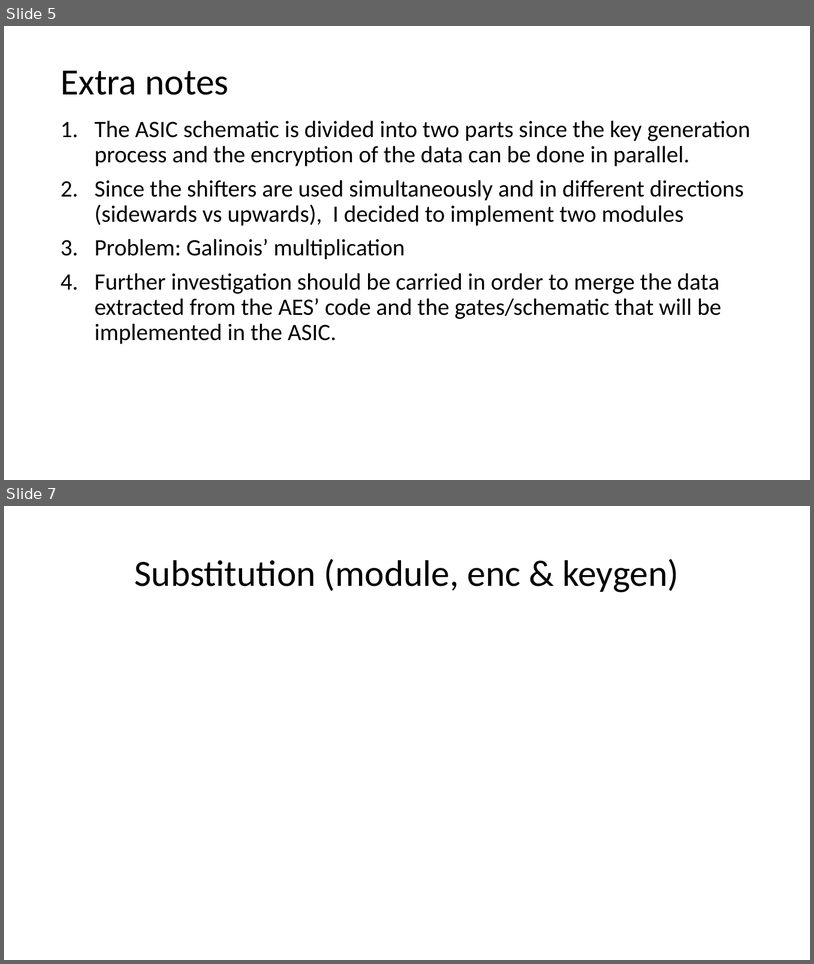
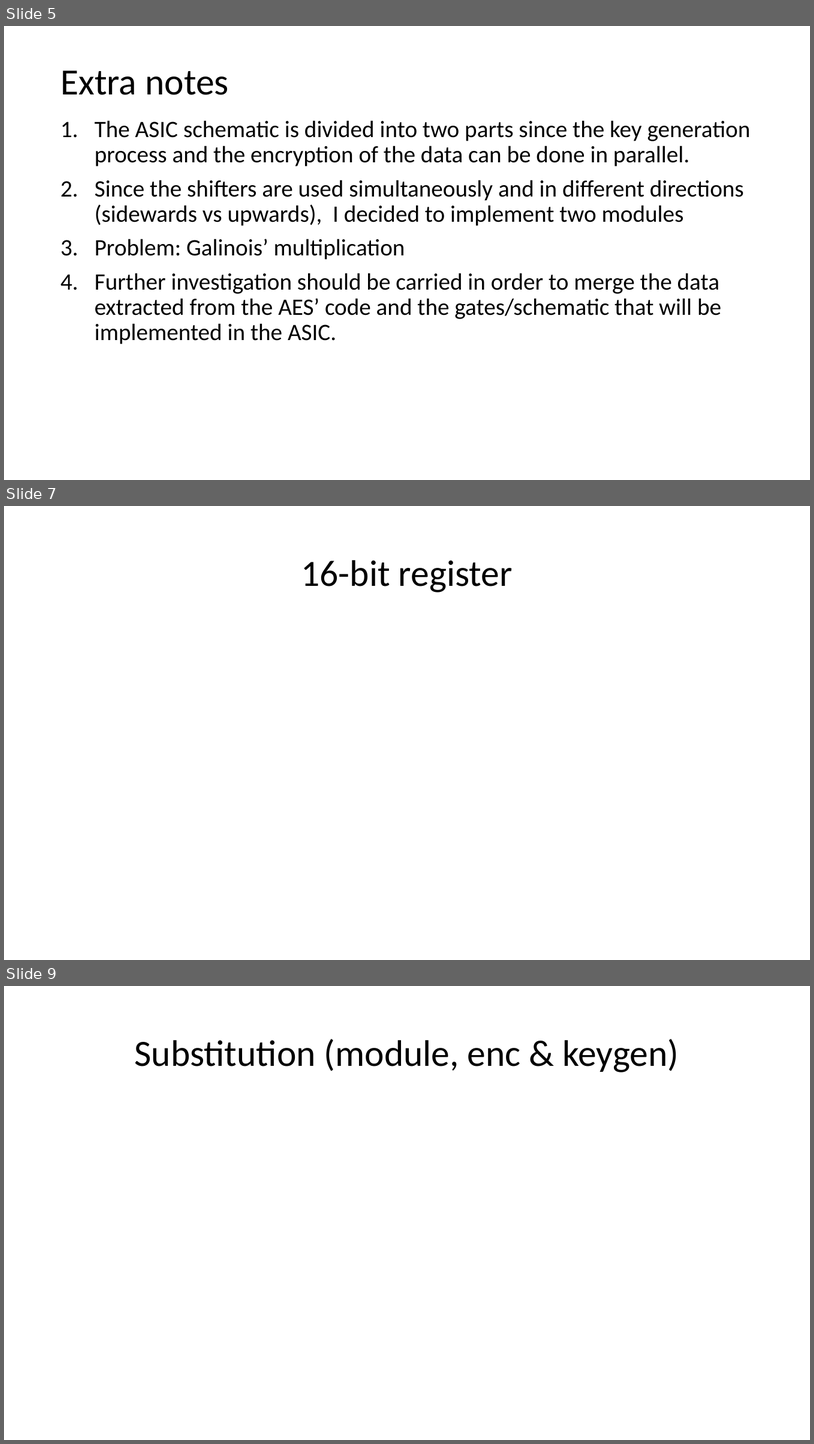
Before and after one commit to acarreteroc99/AES256-IP-Core, a slide deck: ASIC_hardware_blockLevelStructure.pptx. Shown one above the other, each under a label of ours: slides 5 and 7 before the commit, slides 5, 7 and 9 after it; the slides between them are not shown. The pictures are 814x964 and 814x1444 pixels, drawn with LibreOffice and Linux fonts; fonts in the diff are those of the drawing. Boxes give left, top, right and bottom in pixels: in the first picture for what was removed or moved away, otherwise in the second. Text is boxed around its words. In the diff, an @@ line names an element or a change of style, - is before the commit and + after.

```diff
--- a/ASIC_hardware_blockLevelStructure.pptx
+++ b/ASIC_hardware_blockLevelStructure.pptx
@@ slide 7 added at [4, 506, 810, 960], background #FFFFFF @@
@@ title added at [302, 560, 513, 592], 44 pt, text #000000 @@
+16-bit register
@@ what was slide 7 is now slide 9 @@
```
Also in this commit, not shown: 3 slides changed, 1 other slide added.
